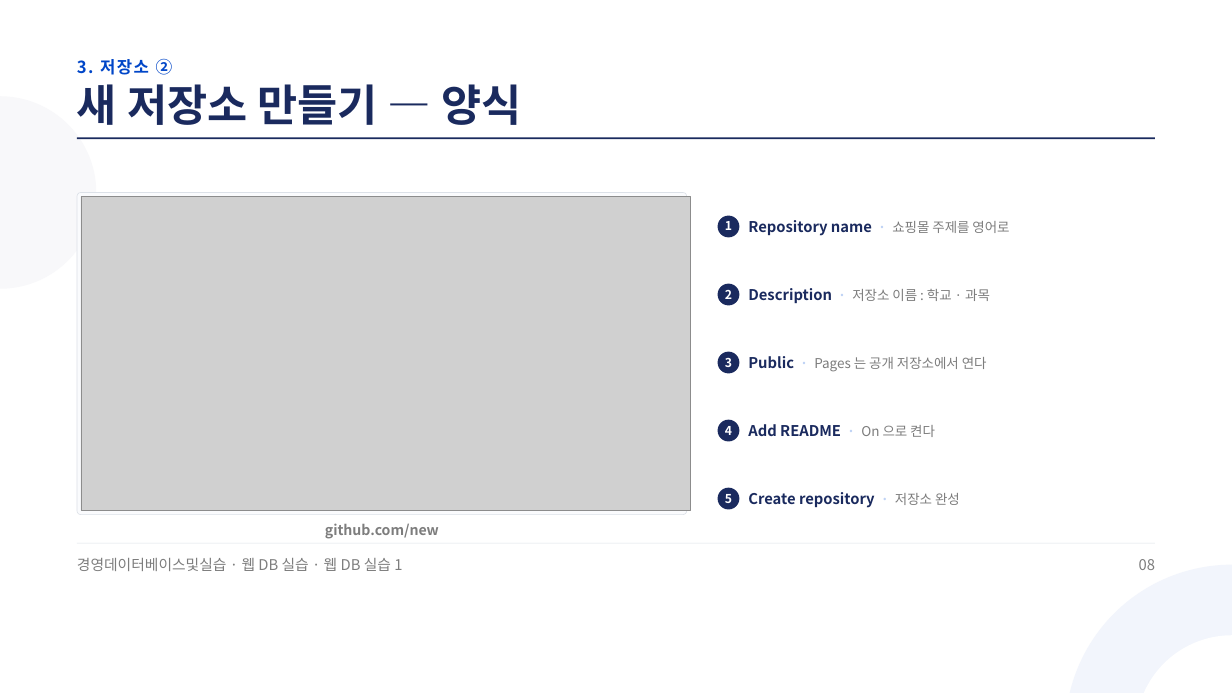
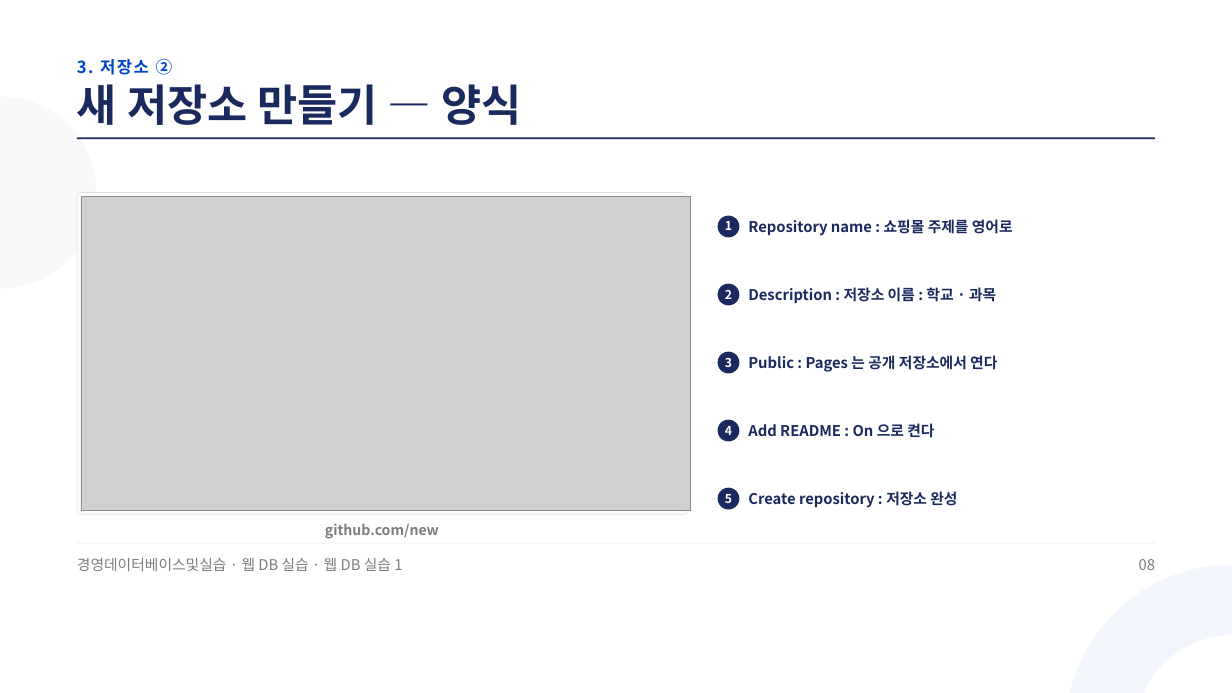
Before and after one commit to jungaistar/materials, a slide deck: slide 8 of koreatech-db/webdb/웹DB실습1_GitHub에_내_쇼핑몰_올리기.pptx. Drawn at 1232x693 pixels with LibreOffice and Linux fonts; fonts in the diff are those of the drawing; grey boxes stand for pictures. Boxes give left, top, right and bottom in pixels: in the first picture for what was removed or moved away, otherwise in the second. Text is boxed around its words. In the diff, an @@ line names an element or a change of style, - is before the commit and + after.

```diff
--- a/koreatech-db/webdb/웹DB실습1_GitHub에_내_쇼핑몰_올리기.pptx
+++ b/koreatech-db/webdb/웹DB실습1_GitHub에_내_쇼핑몰_올리기.pptx
@@ text at (748, 219, 1013, 236): text changed @@
-Repository name · 쇼핑몰 주제를 영어로
+Repository name : 쇼핑몰 주제를 영어로
@@ text at (748, 287, 996, 303): text changed; size 15.8 to 17.2 pt @@
-Description · 저장소 이름 : 학교 · 과목
+Description : 저장소 이름 : 학교 · 과목
@@ text at (748, 355, 997, 372): text changed; size 15.8 to 17.2 pt; text colour #7D7D7D to #1A2A5E; bold on @@
-Public · Pages 는 공개 저장소에서 연다
+Public : Pages 는 공개 저장소에서 연다
@@ text at (748, 423, 934, 438): text changed @@
-Add README · On 으로 켠다
+Add README : On 으로 켠다
@@ text at (748, 491, 957, 508): text changed @@
-Create repository · 저장소 완성
+Create repository : 저장소 완성
```
Also in this commit, not shown: 29 other slides changed, 1 slide removed.
